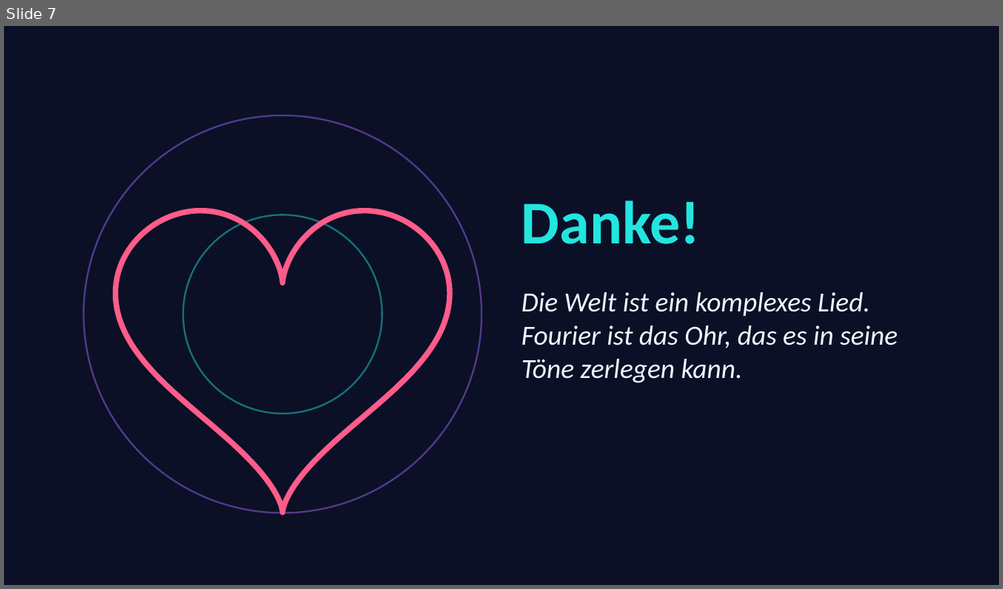
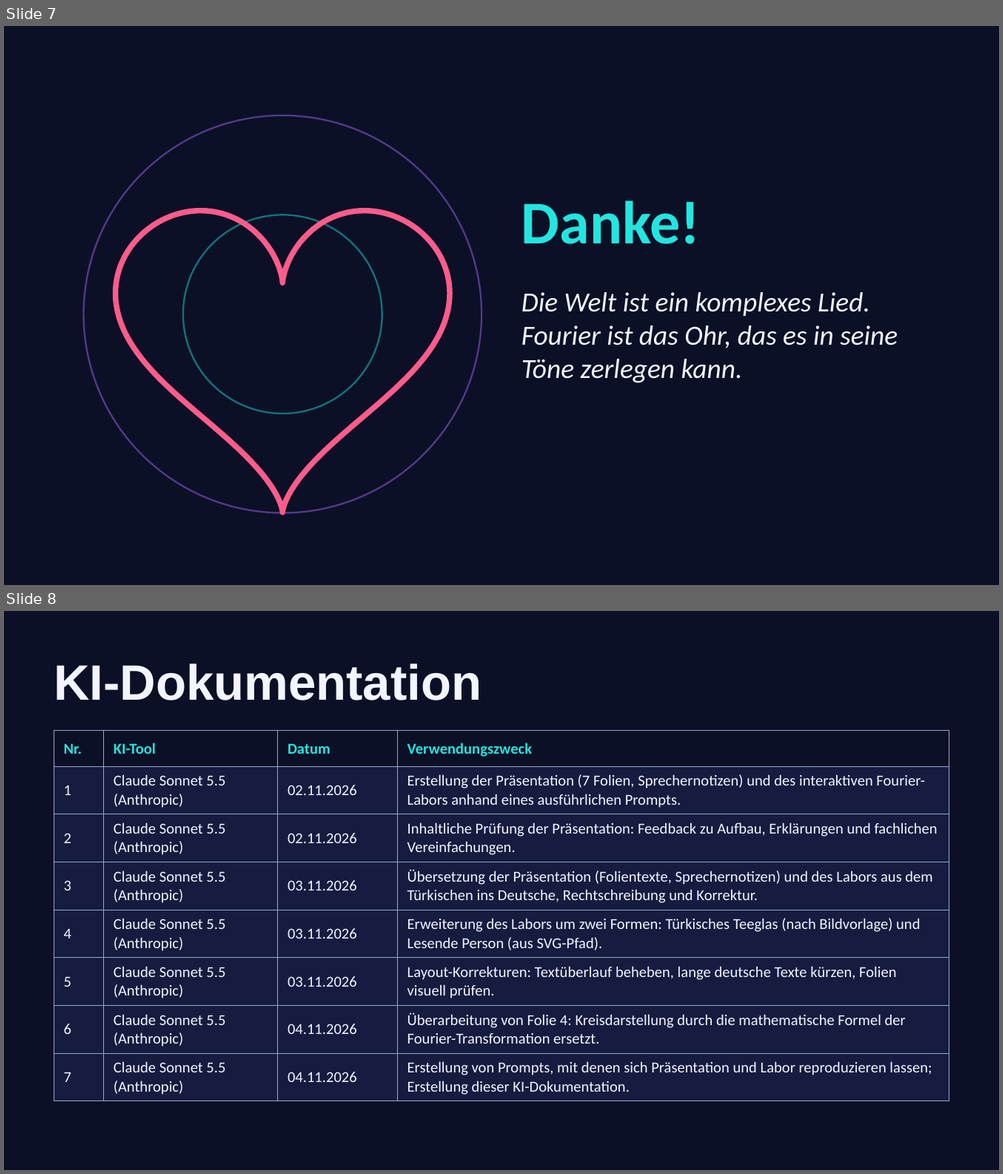
Before and after one commit to suleyman-kaya/manim, a slide deck: Fourier_Transformation.pptx. Shown one above the other, each under a label of ours: slide 7 before the commit, slides 7 and 8 after it. The pictures are 1003x589 and 1003x1174 pixels, drawn with LibreOffice and Linux fonts; fonts in the diff are those of the drawing. Boxes give left, top, right and bottom in pixels: in the first picture for what was removed or moved away, otherwise in the second. Text is boxed around its words. In the diff, an @@ line names an element or a change of style, - is before the commit and + after.

Commit message:
KI Dokumentation wurde hinzugefügt

```diff
--- a/Fourier_Transformation.pptx
+++ b/Fourier_Transformation.pptx
@@ slide 8 added at [4,611,999,1170], background #0B1026 @@
@@ title added at [54,664,481,701], 36 pt, text #F2F5FF, bold @@
+KI-Dokumentation
@@ table added at [54,730,949,1102], 8 rows, 4 columns @@
+Nr. | KI-Tool | Datum | Verwendungszweck
+1 | Claude Sonnet 5.5 (Anthropic) | 02.11.2026 | Erstellung der Präsentation (7 Folien, Sprechernotizen) und des interaktiven Fourier-Labors anhand eines ausführlichen Prompts.
+2 | Claude Sonnet 5.5 (Anthropic) | 02.11.2026 | Inhaltliche Prüfung der Präsentation: Feedback zu Aufbau, Erklärungen und fachlichen Vereinfachungen.
+3 | Claude Sonnet 5.5 (Anthropic) | 03.11.2026 | Übersetzung der Präsentation (Folientexte, Sprechernotizen) und des Labors aus dem Türkischen ins Deutsche, Rechtschreibung und Korrektur.
+4 | Claude Sonnet 5.5 (Anthropic) | 03.11.2026 | Erweiterung des Labors um zwei Formen: Türkisches Teeglas (nach Bildvorlage) und Lesende Person (aus SVG-Pfad).
+5 | Claude Sonnet 5.5 (Anthropic) | 03.11.2026 | Layout-Korrekturen: Textüberlauf beheben, lange deutsche Texte kürzen, Folien visuell prüfen.
+6 | Claude Sonnet 5.5 (Anthropic) | 04.11.2026 | Überarbeitung von Folie 4: Kreisdarstellung durch die mathematische Formel der Fourier-Transformation ersetzt.
+7 | Claude Sonnet 5.5 (Anthropic) | 04.11.2026 | Erstellung von Prompts, mit denen sich Präsentation und Labor reproduzieren lassen; Erstellung dieser KI-Dokumentation.
```
Also in this commit, not shown: 1 other slide added.
